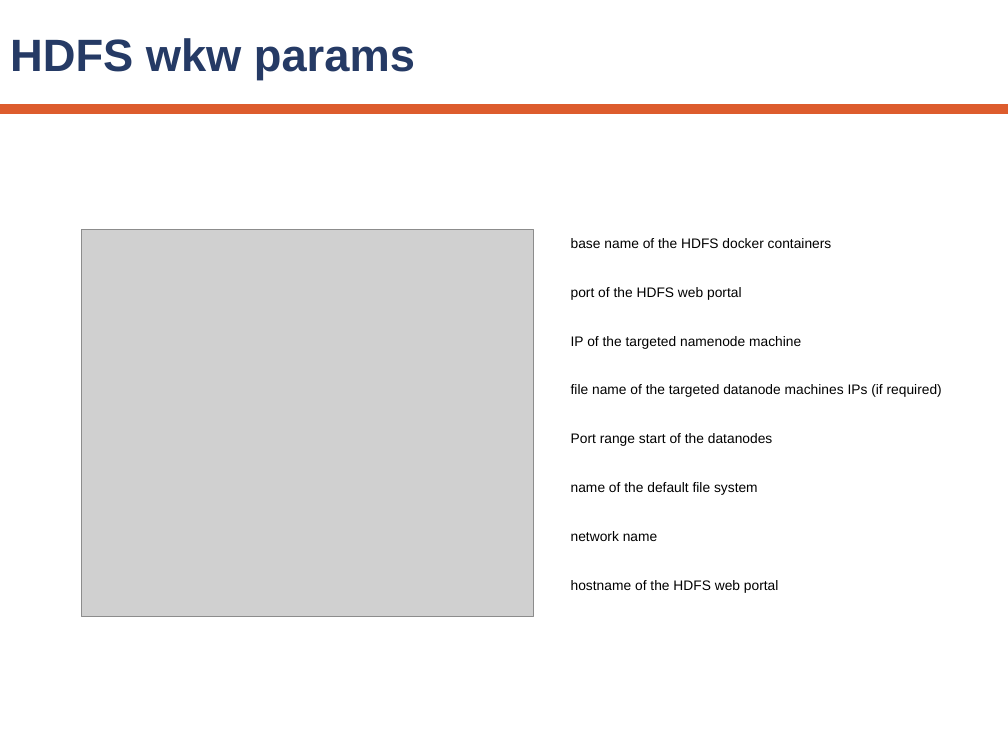
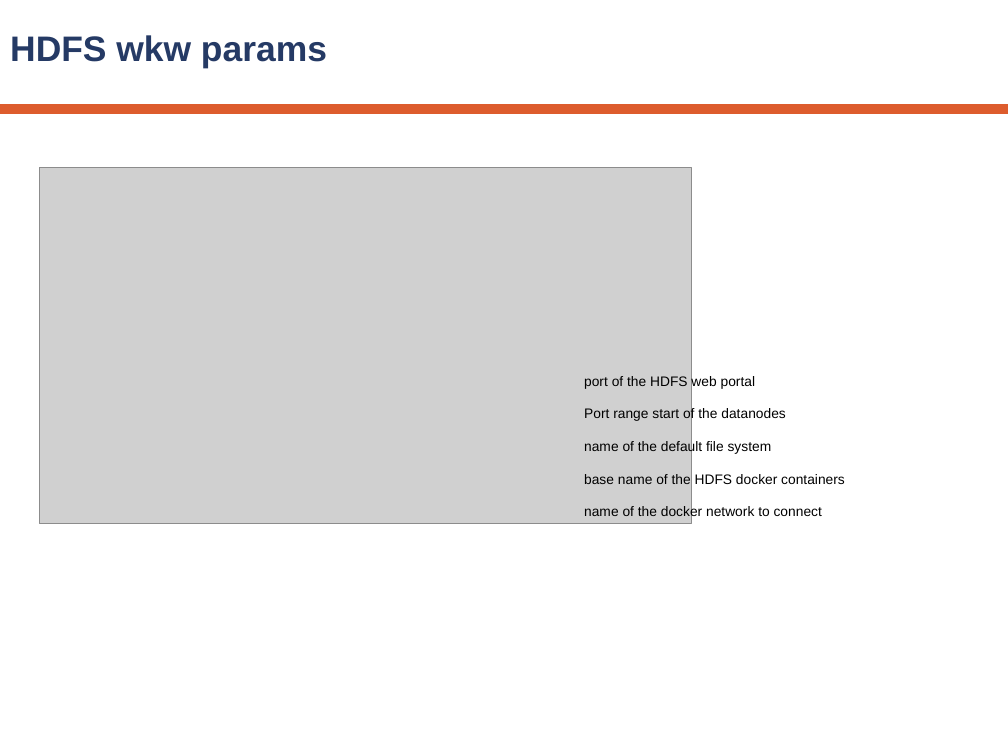
Before and after one commit to ow2-proactive/proactive-examples, a slide deck: slide 4 of DockerSwarm/resources/doc/dev/activeeon-deploy-swarm-hdfs-spark.pptx. Drawn at 1008x756 pixels with LibreOffice and Linux fonts; fonts in the diff are those of the drawing; grey boxes stand for pictures; background and template pictures are left out. Boxes give left, top, right and bottom in pixels: in the first picture for what was removed or moved away, otherwise in the second. Text is boxed around its words. In the diff, an @@ line names an element or a change of style, - is before the commit and + after.

Commit message:
Allow scala task to execute scala/spark source code as a prescript + update Docker images to activeeon/hdfs-spark:2.0 + Delete HDFSOrchestration package + update related doc

```diff
--- a/DockerSwarm/resources/doc/dev/activeeon-deploy-swarm-hdfs-spark.pptx
+++ b/DockerSwarm/resources/doc/dev/activeeon-deploy-swarm-hdfs-spark.pptx
@@ title "HDFS wkw params" at <box>10,35,327,69</box>: size 46 to 36 pt @@
@@ picture added at <box>39,167,691,524</box> @@
@@ picture removed at <box>82,230,534,617</box> @@
@@ text at <box>571,238,832,248</box>: paragraph removed @@
-base name of the HDFS docker containers
@@ text at <box>571,336,942,397</box>: paragraphs removed @@
-IP of the targeted namenode machine
-file name of the targeted datanode machines IPs (if required)
@@ text "port of the HDFS web ...": place and size @@
-text "port of the HDFS web ..." at <box>571,238,942,593</box>
+text "port of the HDFS web ..." at <box>584,375,845,520</box>
@@ text at <box>584,375,785,454</box>: line spacing 1 to 1.5 @@
@@ text at <box>584,474,845,520</box>: text changed @@
-network name
-hostname of the HDFS web portal
+base name of the HDFS docker containers
+name of the docker network to connect
```
Also in this commit, not shown: 3 other slides changed, 2 slides added, 2 slides removed, 11 other files.
